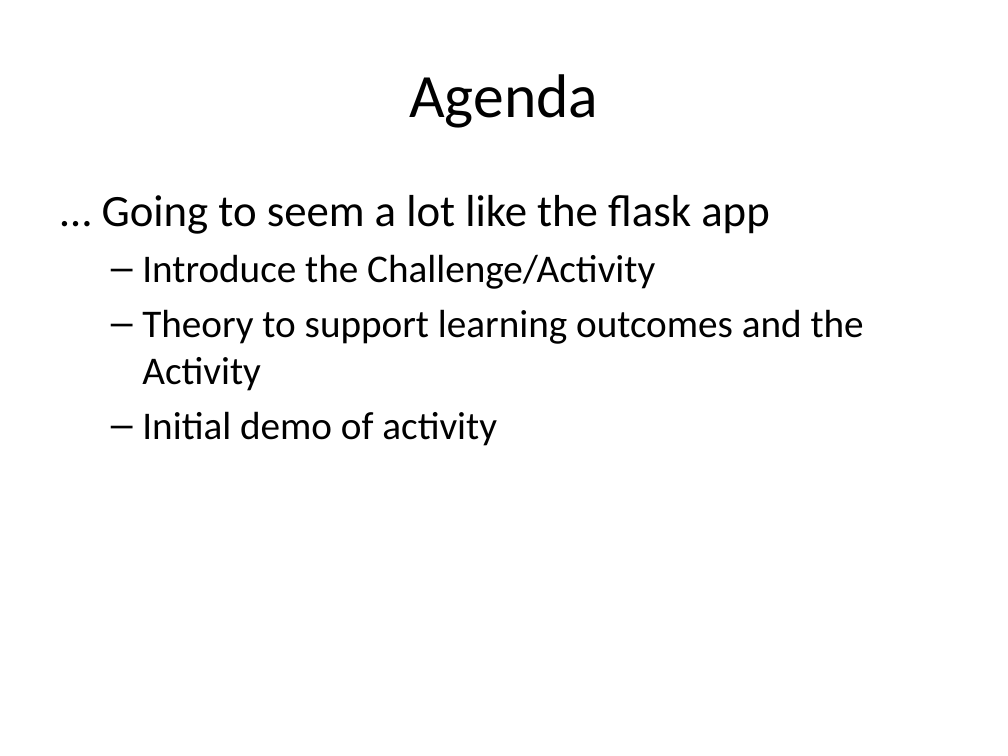
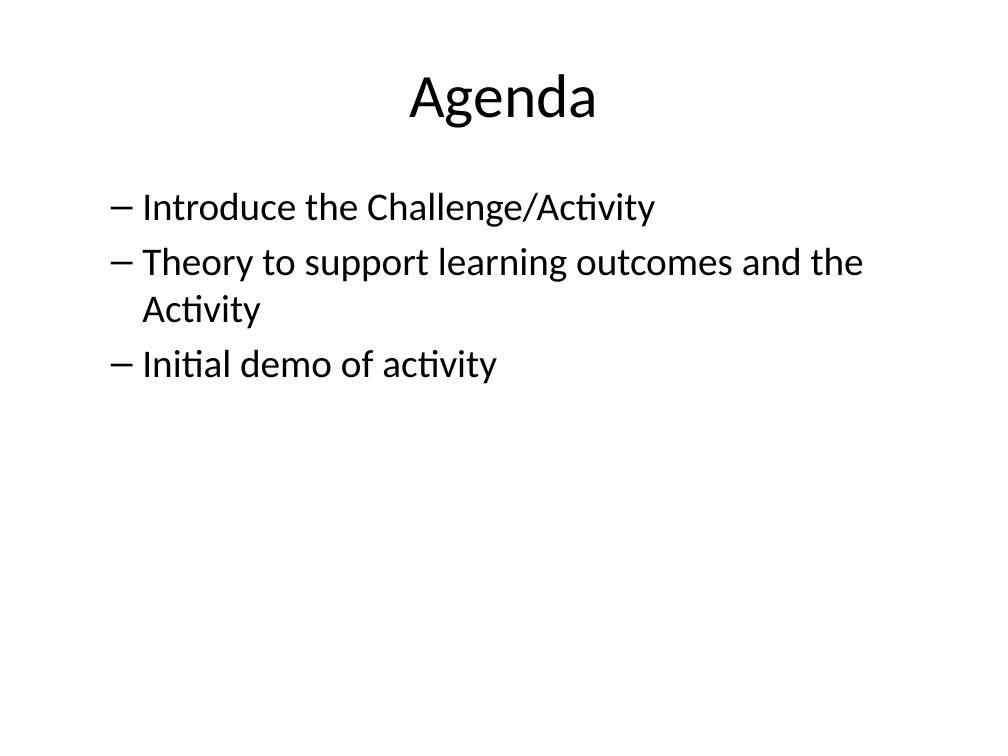
Before and after one commit to rhildred/INFO8985, a slide deck: slide 2 of microservice_instrumenting/slides.pptx. Drawn at 1008x756 pixels with LibreOffice and Linux fonts; fonts in the diff are those of the drawing. Boxes give left, top, right and bottom in pixels: in the first picture for what was removed or moved away, otherwise in the second. Text is boxed around its words. In the diff, an @@ line names an element or a change of style, - is before the commit and + after.

```diff
--- a/microservice_instrumenting/slides.pptx
+++ b/microservice_instrumenting/slides.pptx
@@ text at [102,195,770,234]: paragraph removed @@
-… Going to seem a lot like the flask app
```
Also in this commit, not shown: 2 other slides changed, 10 slides added, 13 other files.
